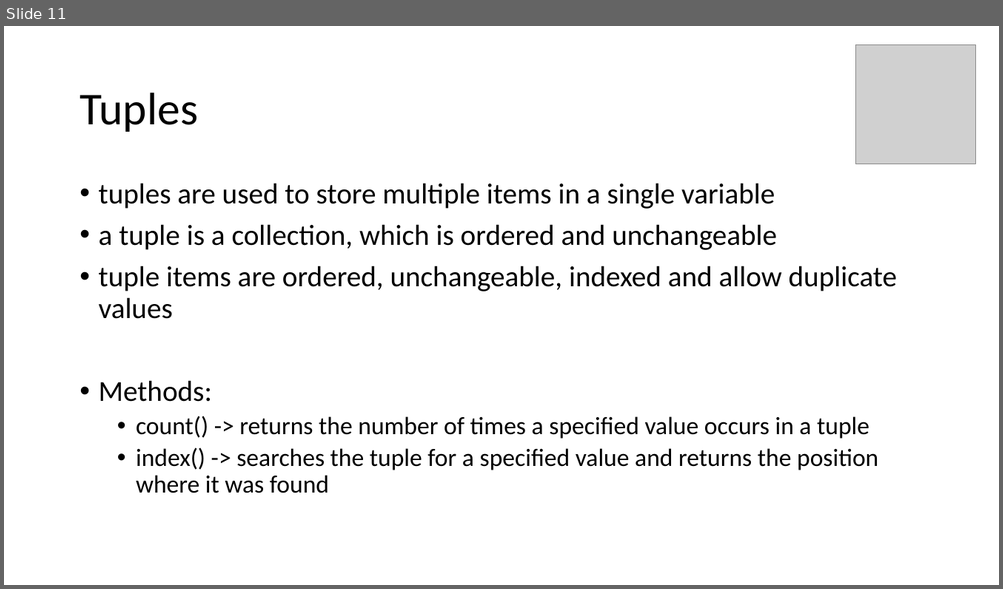
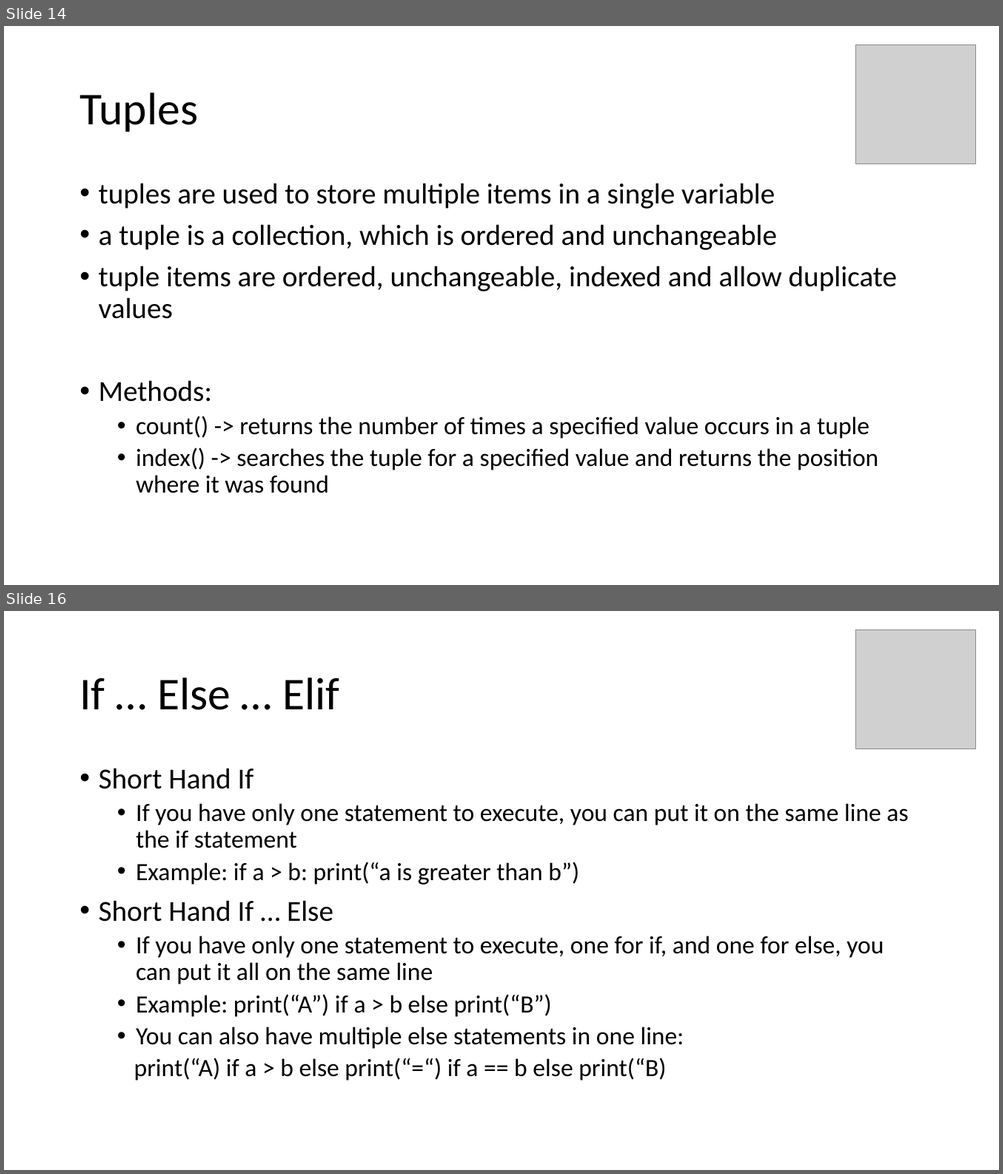
Before and after one commit to Gloria-74/SETU-Carlow-Software-Development-Lab, a slide deck: Phyton/Python.pptx. Shown one above the other, each under a label of ours: slide 11 before the commit, slides 14 and 16 after it; the slides between them are not shown. The pictures are 1003x589 and 1003x1174 pixels, drawn with LibreOffice and Linux fonts; fonts in the diff are those of the drawing; grey boxes stand for pictures. Boxes give left, top, right and bottom in pixels: in the first picture for what was removed or moved away, otherwise in the second. Text is boxed around its words. In the diff, an @@ line names an element or a change of style, - is before the commit and + after.

```diff
--- a/Phyton/Python.pptx
+++ b/Phyton/Python.pptx
@@ slide 16 added at box(4, 611, 999, 1170), background #FFFFFF @@
@@ picture added at box(855, 629, 976, 749) @@
@@ title added at box(79, 678, 339, 710), 44 pt, text #000000 @@
+If … Else … Elif
@@ text added at box(99, 768, 908, 1081), 24 pt, text #000000 @@
+• Short Hand If
+  • If you have only one statement to execute, you can put it on the same line as the if statement
+  • Example: if a > b: print(“a is greater than b”)
+• Short Hand If … Else
+  • If you have only one statement to execute, one for if, and one for else, you can put it all on the same line
+  • Example: print(“A”) if a > b else print(“B”)
+  • You can also have multiple else statements in one line:
+  print(“A) if a > b else print(“=“) if a == b else print(“B)
@@ what was slide 11 is now slide 14 @@
```
Also in this commit, not shown: 1 slide changed, 11 other slides added, 7 other files.
